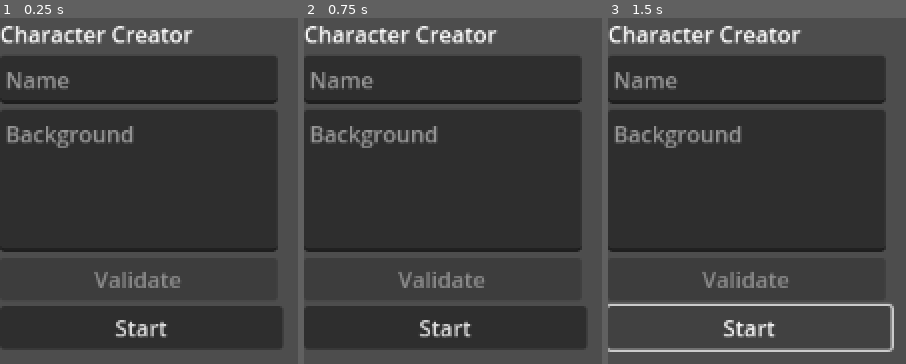
Above: before the commit, frames 1-3 (left to right).
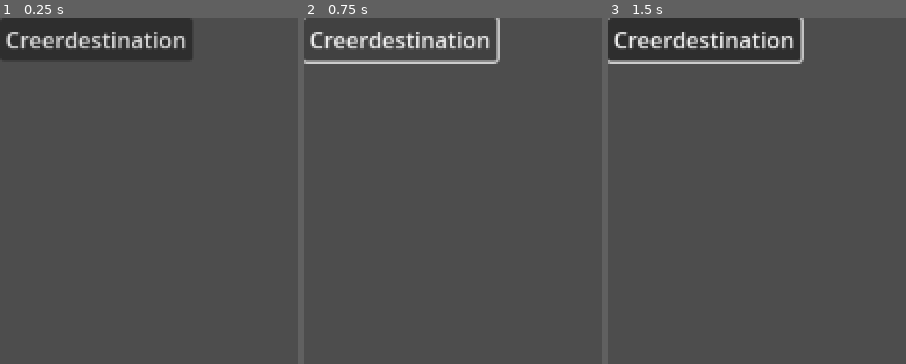
Above: after the commit, the same moments.

Repository: macshack/SAE-BUT3-Rogue-Like
Game: Godot game, scene res://button.tscn
Two runs of this game, one before a commit and one after it. Both use one fixed random seed, a clock stepped at 60 frames per second and the inputs below. Before the commit the project starts from res://Scenes/main.tscn.
Inputs (mouse positions are in pixels of both pictures, inside the frame that each line leads up to):
- Up to frame 1 (0.25 s): no input
- Up to frame 2 (0.75 s): click (399, 38) at 0.5 s, where only the run after the commit has a clickable "Creerdestination"
- Up to frame 3 (1.5 s): click (748, 329) at 1.25 s, where only the run before the commit has a clickable "Start"

The runs differ from the first frame. In frame 1, 67% of the frame differs, in the area x 0-95%, y 0-96%; in frame 2, 64%; in frame 3, 58%.

Commit message:
Création aléatoire des destinations

Diff:
--- a/Library/destinationLib.gd
+++ b/Library/destinationLib.gd
@@ -2,4 +2,4 @@
 
 var shipName = ["Bowser's ship", "Ornstein & Smough Ship", "Masturbinho's ship"]
 
-var planetShip = ["New Mars", "Ruins of Saturne", "Earth 2.0"]
+var planetName = ["New Mars", "Ruins of Saturne", "Earth 2.0"]
--- /dev/null
+++ b/Scripts/CreateSituation.gd
@@ -0,0 +1,20 @@
+extends Node
+
+func createSituation():
+	var rng = RandomNumberGenerator.new()
+	rng.randomize()
+	var rand_nb = rng.randi_range(1, 3)
+	var situation
+	match rand_nb:
+		1:
+			var ex = load("res://Scripts/SituationExplorationClass.gd")
+			situation = ex.new("Exploration", "Explore!")
+		2:
+			var fi = load("res://Scripts/SituationFightClass.gd")
+			situation = fi.new("Fight", "FIIIIIGHHHHHHHTTT!", [])
+		3:
+			var me = load("res://Scripts/SituationMerchantClass.gd")
+			situation = me.new("Merchant", "Sell and buy items!")
+		_:
+			situation = "Error!"
+	return situation
--- a/Scripts/DestinationClass.gd
+++ b/Scripts/DestinationClass.gd
@@ -10,7 +10,7 @@
 var image: String
 var description: String
 
-func _init(destinationName = "", situation = Situations, image = "", description = "", random = false):
+func _init(destinationName = "", situation = Situation.new(), image = "", description = "", random = false):
 	if random == false:
 		self.id = createId(destinationName)
 		self.destinationName = destinationName
@@ -52,34 +52,39 @@
 	return id
 
 func getRandomImageFromFolder(folderPath: String) -> String:
-	var dir = DirAccess.new.call()
+	var dir = DirAccess.open(folderPath)
 	var files = []
 
-	# Parcourir les fichiers du dossier
-	while dir.next() != "":
-		files.append(dir.get_file())
+	if dir:
+		dir.list_dir_begin()
 
-	dir.close()
+		# Parcourir les fichiers du dossier
+		while dir.get_next() != "":
+			files.append(dir.get_next())
 
-	if files.size() > 0:
-		var randomIndex = randi() % files.size()
-		return files[randomIndex]
+		dir.list_dir_end()
+
+		if files.size() > 0:
+			var randomIndex = randi() % files.size()
+			var file = files[randomIndex].replace(".import", "")
+			return folderPath + "/" + file
+		else:
+			return ""
 	else:
-		return ""
-
-
+		print("Error")
+		return "Error"
 
 func createRandom():
-	var destinationLib = load("res://Library/destinationLib.gd")
+	var create_situation = load("res://Scripts/CreateSituation.gd")
 	var randomIndex = randi() % 2
 	if randomIndex == 0:
-		destinationName = destinationLib.shipName[randi() % destinationLib.shipName.size()]
-		image = getRandomImageFromFolder("res://Images/Ship")
+		destinationName = DestinationLib.shipName[randi() % DestinationLib.shipName.size()]
+		image = getRandomImageFromFolder("res://Assets/Ship")
 	else:
-		destinationName = destinationLib.planetShip[randi() % destinationLib.planetName.size()]
-		image = getRandomImageFromFolder("res://Images/Planet")
+		destinationName = DestinationLib.planetName[randi() % DestinationLib.planetName.size()]
+		image = getRandomImageFromFolder("res://Assets/Planet")
 	self.id = createId(destinationName)
 	self.destinationName = destinationName
 	self.image = image
 	self.description = ""
-	#crer situation aléatoirement
+	self.situation = create_situation.createSituation()
--- a/Scripts/SituationClass.gd
+++ b/Scripts/SituationClass.gd
@@ -7,9 +7,8 @@
 var situationName:String
 var description: String
 
-func _init(situationNames = "", listEnemies = [], description = ""):
+func _init(situationNames = "", description = ""):
 	self.situationName = situationName
-	self.listEnemies = listEnemies
 	self.description = description
 
 func get_situationName():
--- /dev/null
+++ b/button.tscn
@@ -0,0 +1,37 @@
+[gd_scene load_steps=2 format=3 uid="uid://d1jwnur11fg1o"]
+
+[sub_resource type="GDScript" id="GDScript_lt66q"]
+script/source = "extends Button
+
+# Called when the node enters the scene tree for the first time.
+func _ready():
+	pass # Replace with function body.
+
+
+# Called every frame. 'delta' is the elapsed time since the previous frame.
+func _process(delta):
+	pass
+
+func _on_pressed():
+	var destination = Destination.new(\"\", Situation.new(), \"\", \"\", true)
+	$\"../TextureRect\".texture = load(destination.get_image())
+	#$TextureRect.texture = load(destination.get_image())
+	print(destination.get_destinationName())
+	print(destination.get_image())
+	print(destination.get_situation())
+
+"
+
+[node name="VBoxContainer" type="VBoxContainer"]
+offset_right = 40.0
+offset_bottom = 40.0
+
+[node name="Button" type="Button" parent="."]
+layout_mode = 2
+text = "Creerdestination"
+script = SubResource("GDScript_lt66q")
+
+[node name="TextureRect" type="TextureRect" parent="."]
+layout_mode = 2
+
+[connection signal="pressed" from="Button" to="Button" method="_on_pressed"]
--- a/project.godot
+++ b/project.godot
@@ -11,7 +11,7 @@
 [application]
 
 config/name="Kobi"
-run/main_scene="res://Scenes/main.tscn"
+run/main_scene="res://button.tscn"
 config/features=PackedStringArray("4.1", "GL Compatibility")
 
 [autoload]
@@ -22,7 +22,6 @@
 Characters="*res://Scripts/Characters.gd"
 Random="*res://Scripts/Random.gd"
 Destinations="*res://Scripts/Destinations.gd"
-Situations="*res://Scripts/Situations.gd"
 DestinationLib="*res://Library/destinationLib.gd"
 
 [rendering]
Binary file removed: Images/Planet/new_roubaix.jpg
Not shown, removed: Images/Planet/new_roubaix.jpg.import
Binary file removed: Images/Planet/roubaix.jpg
Not shown, removed: Images/Planet/roubaix.jpg.import
Binary file removed: Images/Ship/bowser_ship.png
Not shown, removed: Images/Ship/bowser_ship.png.import
Binary file removed: Images/Ship/ship1.jpg
Not shown, removed: Images/Ship/ship1.jpg.import
Binary file removed: Images/Ship/ship2.jpg
Not shown, removed: Images/Ship/ship2.jpg.import
Not shown, changed: .gitignore
Not shown, added: but6F2B.tmp
(and 2 more such lines)
